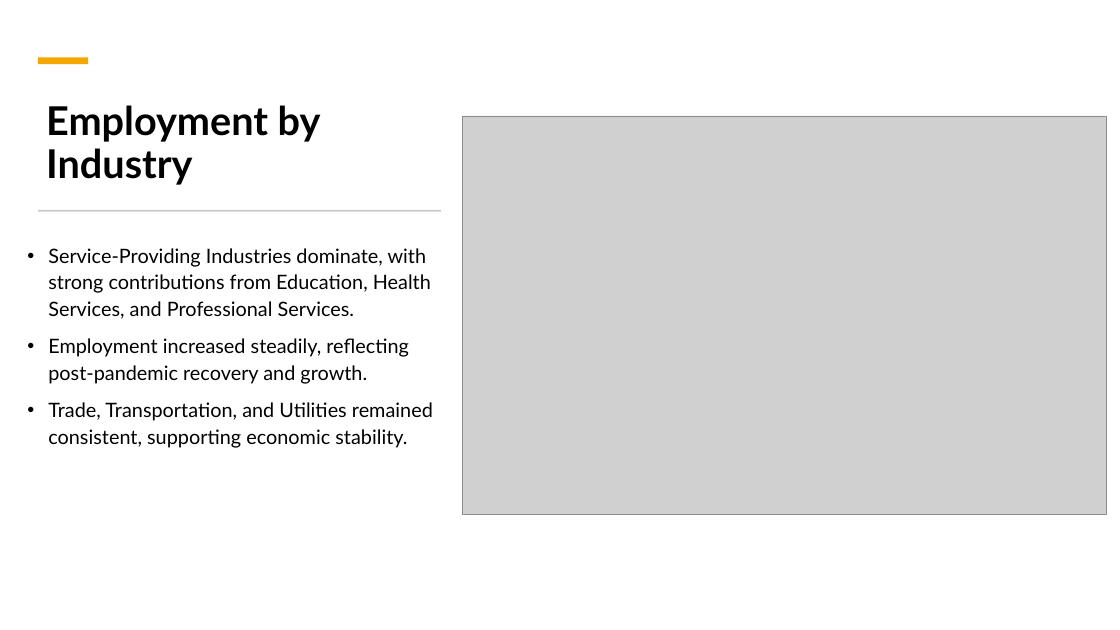
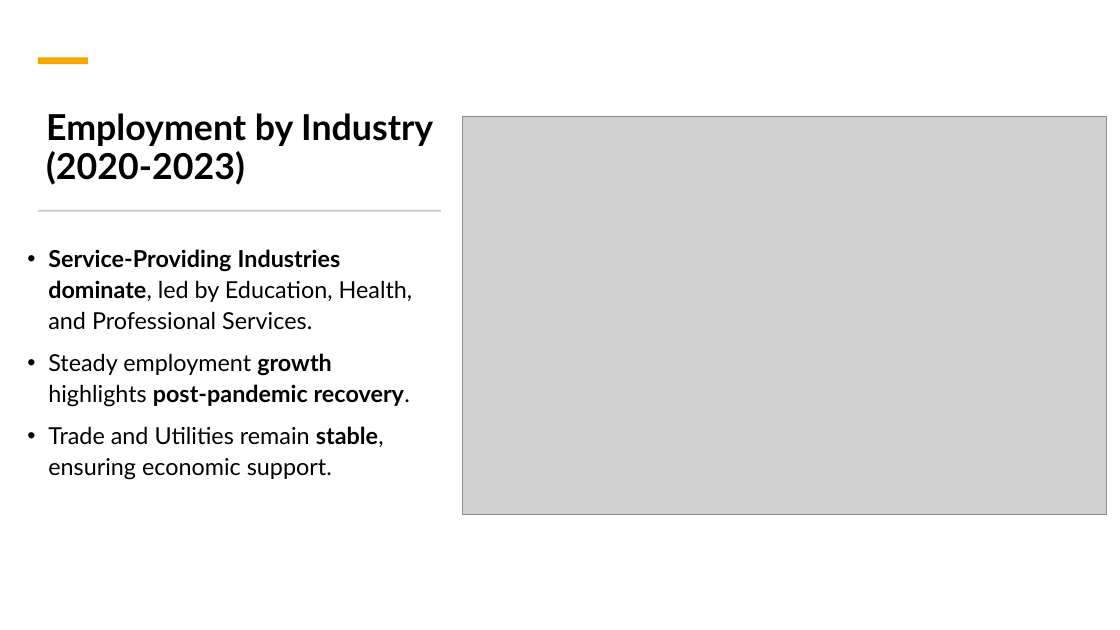
Before and after one commit to Akemp787/Loudoun_County_Growth_Study, a slide deck: slide 5 of presentation/Loudoun County Growth Study.pptx (slide 6 before the commit). Drawn at 1120x630 pixels with LibreOffice and Linux fonts; fonts in the diff are those of the drawing; grey boxes stand for pictures. Boxes give left, top, right and bottom in pixels: in the first picture for what was removed or moved away, otherwise in the second. Text is boxed around its words. In the diff, an @@ line names an element or a change of style, - is before the commit and + after.

Commit message:
Loudoun County Growth Study

```diff
--- a/presentation/Loudoun County Growth Study.pptx
+++ b/presentation/Loudoun County Growth Study.pptx
@@ title at (46, 113, 433, 185): text changed; size 34 to 30.6 pt @@
-Employment by Industry
+Employment by Industry (2020-2023)
@@ text at (48, 249, 413, 480): text changed; size 17 to 20 pt @@
-• Service-Providing Industries dominate, with strong contributions from Education, Health Services, and Professional Services.
-• Employment increased steadily, reflecting post-pandemic recovery and growth.
-• Trade, Transportation, and Utilities remained consistent, supporting economic stability.
+• Service-Providing Industries dominate, led by Education, Health, and Professional Services.
+• Steady employment growth highlights post-pandemic recovery.
+• Trade and Utilities remain stable, ensuring economic support.
```
Also in this commit, not shown: 11 other slides changed, 6 slides added, 1 slide removed, 17 other files.
